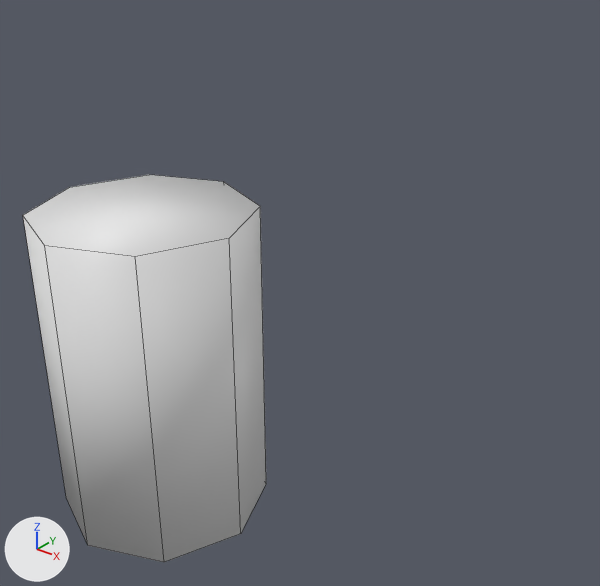
The Blender file Assets/Models/Map/Props.blend as it was, and as the next commit left it.
Camera for both pictures: a camera (50 mm lens) standing at (5.23, -4.4, 5.46) and looking at (-0.32, 2.54, 1.16). The lights are fixed; the arrows at lower left show +X, +Y and +Z. Mesh edges are drawn as thin lines.

The scene before the commit, as lines of its bpy script (objects in view):
```python
me_cylinder_001 = bpy.data.meshes.new('Cylinder.001')
me_cylinder_001.from_pydata(...)  # an 8-sided cylinder along y spanning x -1.0..1.0, y 0.0..3.0, z -1.0..1.0
me_cylinder_001.polygons.foreach_set('use_smooth', [True] * 10)
ob_cylinder = bpy.data.objects.new('Cylinder', me_cylinder_001)
ob_cylinder.location = (0.0, 0.0, 0.0)
ob_cylinder.rotation_euler = (1.571, 0.0, 0.0)  # degrees (90, 0, 0)
```
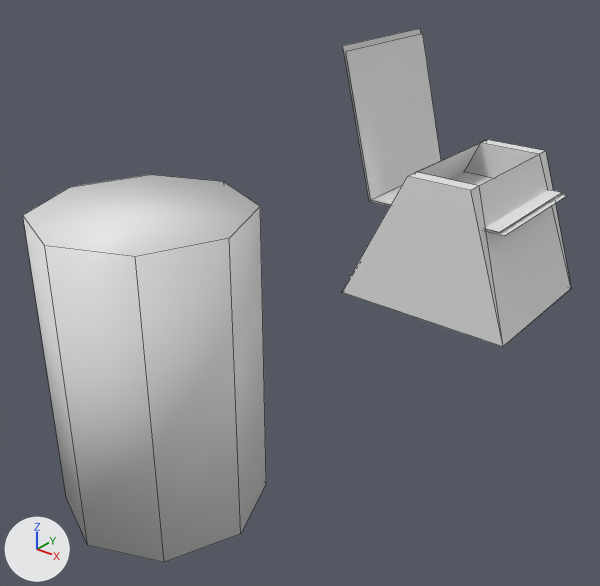
What differs and where, as boxes (x1, y1, x2, y2) in the pictures (600 x 586 px):
```json
{"object": "FoldingChair", "change": "added", "after": [341, 29, 571, 347]}
```

Edits to the scene script, one JSON object a line:
```json
{"op": "add", "block": "me_plane", "code": ["me_plane = bpy.data.meshes.new('Plane')", "me_plane.from_pydata(...)  # 28 vertices, 14 faces; spans x -1.51..1.33, y -1.15..1.15, z 0.0..3.59"]}
{"op": "add", "block": "ob_foldingchair", "code": ["ob_foldingchair = bpy.data.objects.new('FoldingChair', me_plane)", "ob_foldingchair.location = (-0.04, 6.0, -0.02)"]}
```
